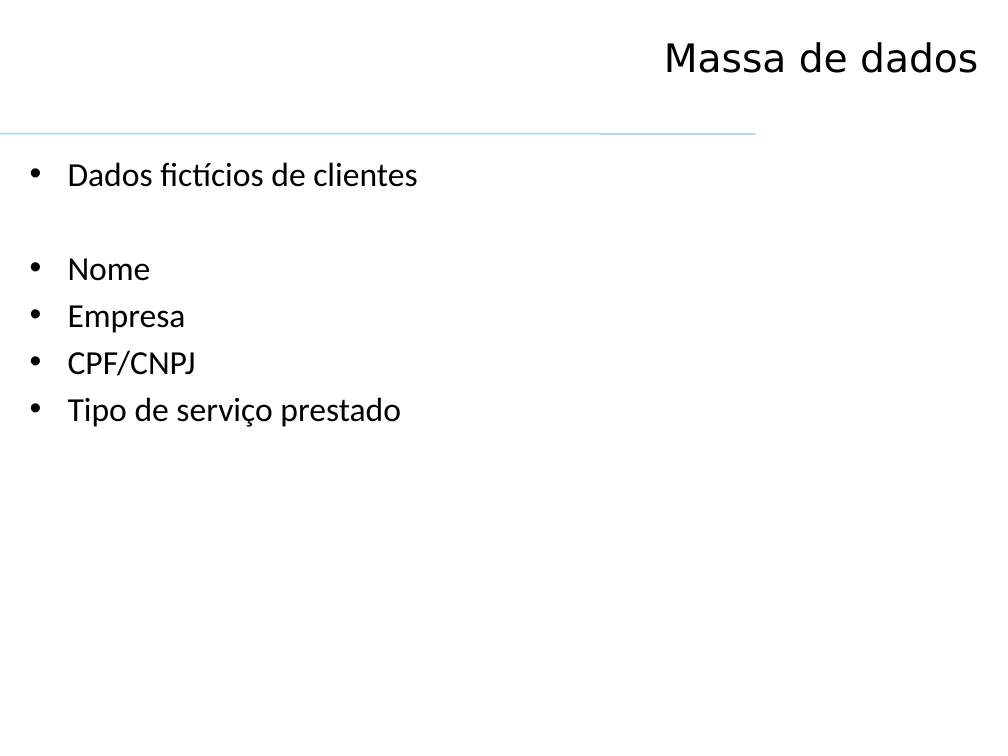
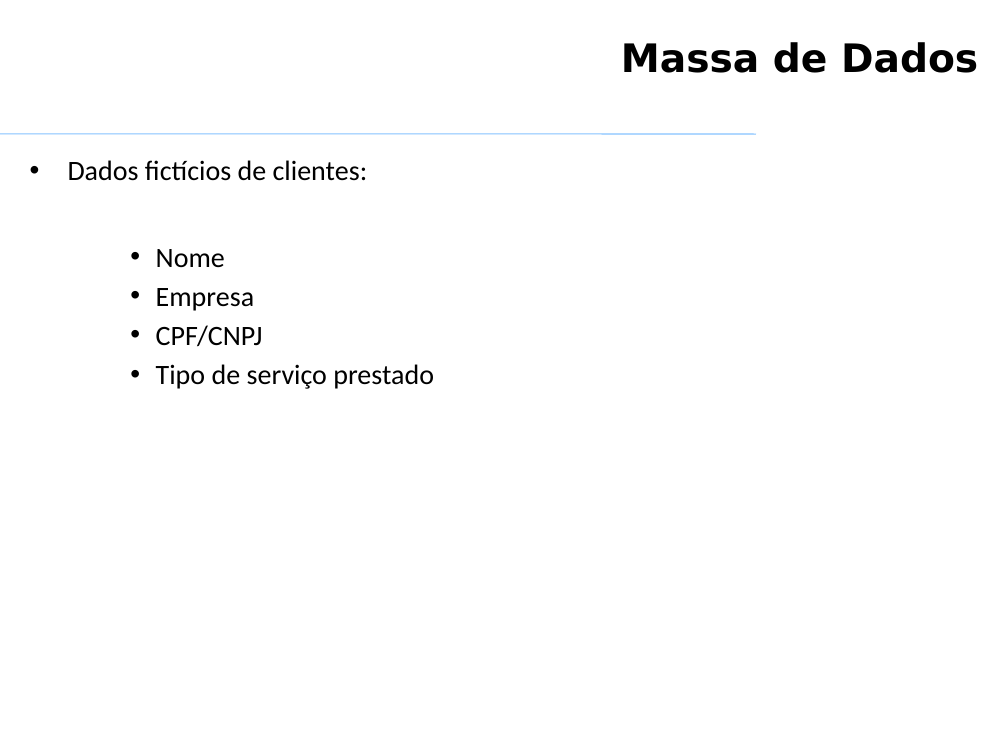
Before and after one commit to VagnerAlcantara/TCC, a slide deck: slide 17 of Qualidade de Produto de SW/Qualidade de produto de SW - TRABALHO.pptx. Drawn at 1008x756 pixels with LibreOffice and Linux fonts; fonts in the diff are those of the drawing; background and template pictures are left out. Boxes give left, top, right and bottom in pixels: in the first picture for what was removed or moved away, otherwise in the second. Text is boxed around its words. In the diff, an @@ line names an element or a change of style, - is before the commit and + after.

```diff
--- a/Qualidade de Produto de SW/Qualidade de produto de SW - TRABALHO.pptx
+++ b/Qualidade de Produto de SW/Qualidade de produto de SW - TRABALHO.pptx
@@ title at (x1=621, y1=42, x2=978, y2=73): text changed; bold on @@
-Massa de dados
+Massa de Dados
@@ text at (x1=68, y1=160, x2=368, y2=181): text changed; size 24 to 20 pt @@
-• Dados fictícios de clientes
+• Dados fictícios de clientes:
@@ text at (x1=156, y1=249, x2=434, y2=389): size 24 to 20 pt in "Nome", "Empresa", "CPF/CNPJ", "Tipo de serviço prestado"; list level 1 to 3 in "Nome"; list level 1 to 3 in "Empresa"; list level 1 to 3 in "CPF/CNPJ"; list level 1 to 3 in "Tipo de serviço prestado" @@
```
Also in this commit, not shown: 18 other slides changed.
